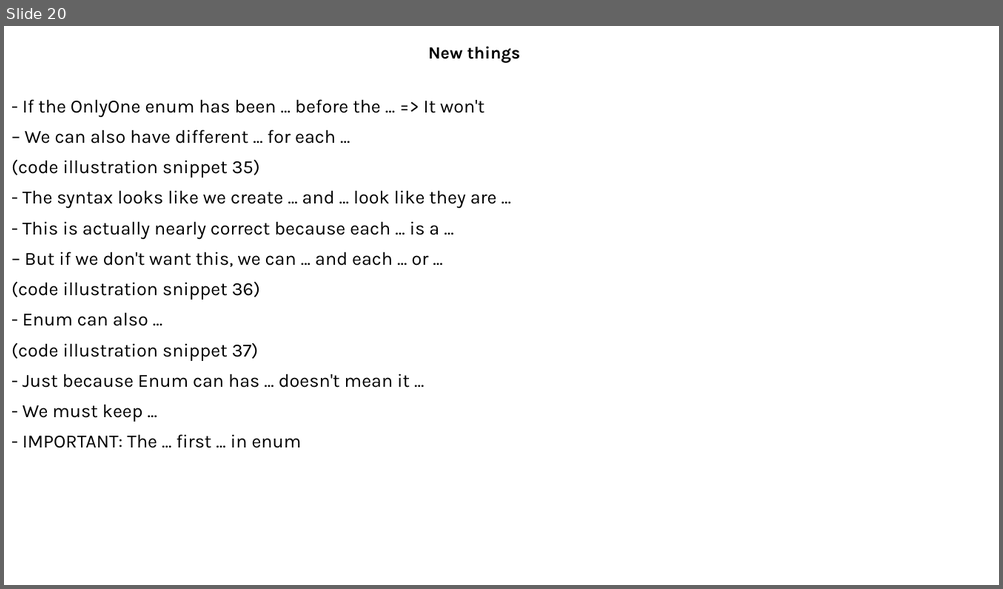
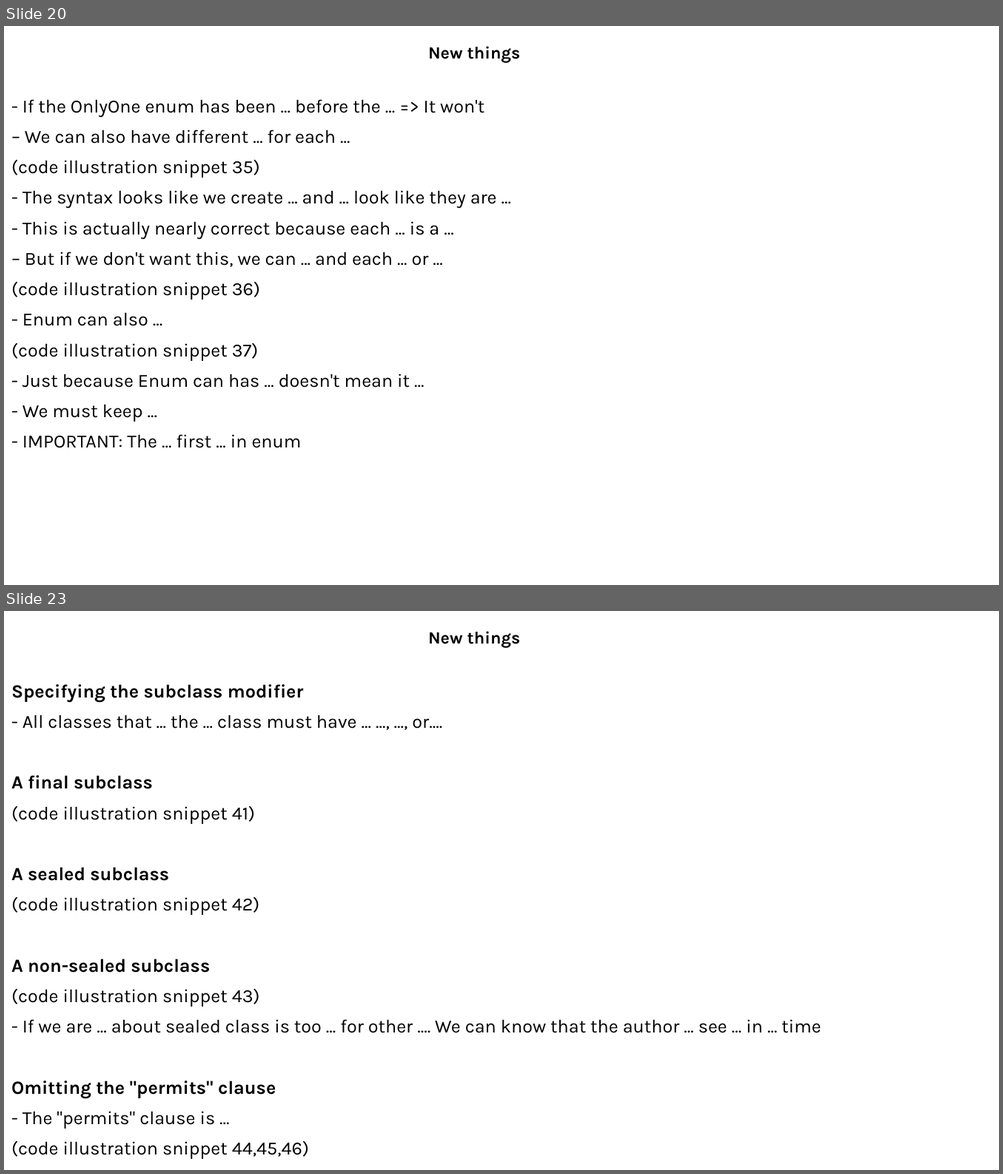
Before and after one commit to MaiDinhVinh/CS-Java, a slide deck: OCP17/Chapter 6 - Class Design and Chapter 7 - Beyond classes.pptx. Shown one above the other, each under a label of ours: slide 20 before the commit, slides 20 and 23 after it; the slides between them are not shown. The pictures are 1003x589 and 1003x1174 pixels, drawn with LibreOffice and Linux fonts; fonts in the diff are those of the drawing. Boxes give left, top, right and bottom in pixels: in the first picture for what was removed or moved away, otherwise in the second. Text is boxed around its words. In the diff, an @@ line names an element or a change of style, - is before the commit and + after.

```diff
--- a/OCP17/Chapter 6 - Class Design and Chapter 7 - Beyond classes.pptx
+++ b/OCP17/Chapter 6 - Class Design and Chapter 7 - Beyond classes.pptx
@@ slide 23 added at [4,611,999,1170], background #FFFFFF @@
@@ subtitle added at [428,631,521,648], 16.6 pt, text #000000, bold @@
+New things
@@ text added at [11,684,820,1159], 18 pt, text #000000 @@
+Specifying the subclass modifier
+- All classes that ... the ... class must have ... ..., ..., or....
+A final subclass
+(code illustration snippet 41)
+A sealed subclass
+(code illustration snippet 42)
+A non-sealed subclass
+(code illustration snippet 43)
+- If we are ... about sealed class is too ... for other .... We can know that the author ... see ... in ... time
+Omitting the "permits" clause
+- The "permits" clause is ...
+(code illustration snippet 44,45,46)
```
Also in this commit, not shown: 18 other slides added.
